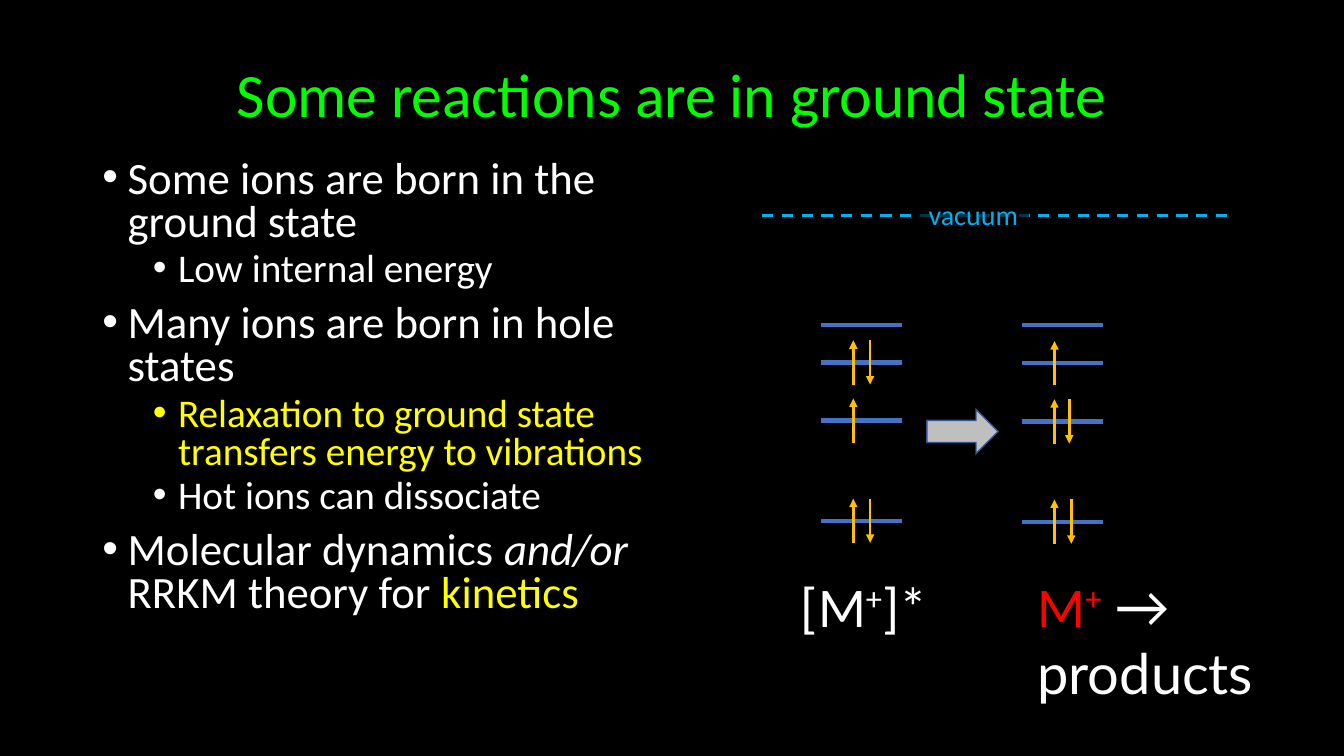
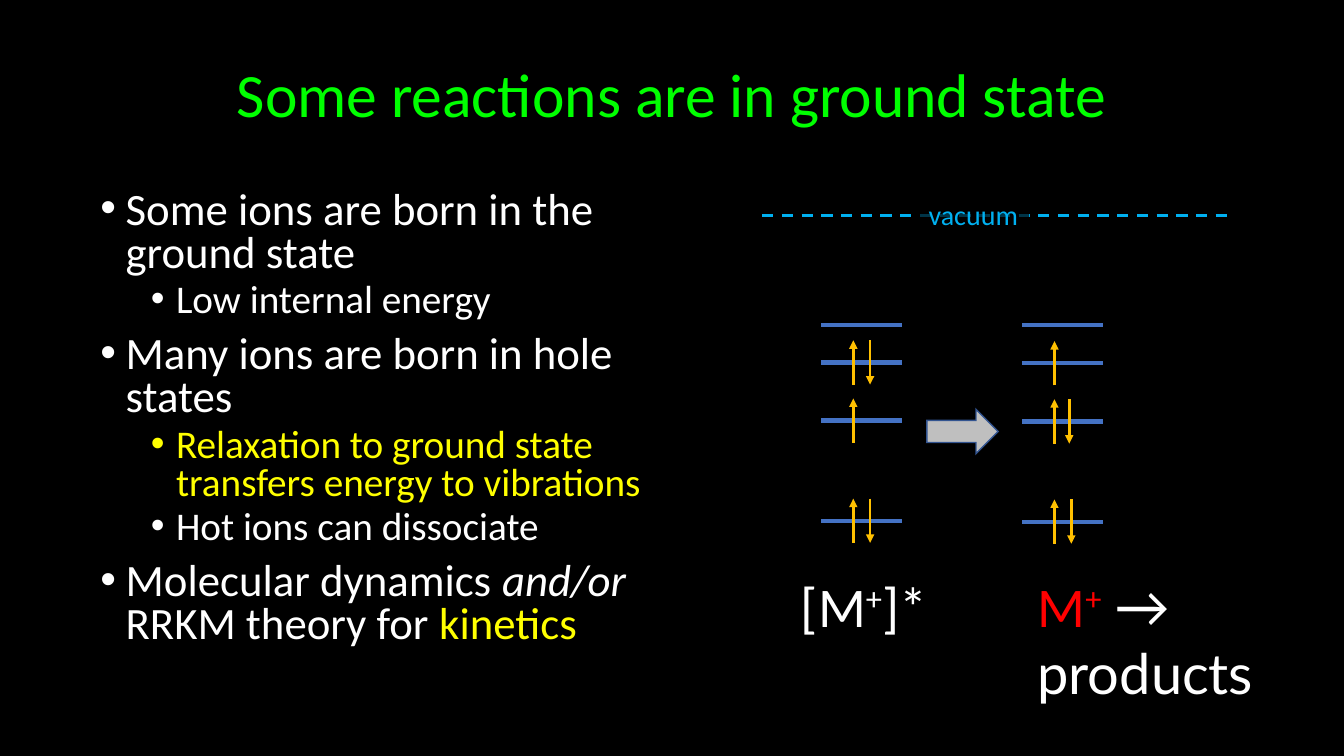
Before and after one commit to kkinist/ACS_Boston_2018, a slide deck: slide 16 of ACS_Boston_2018_Irikura.pptx. Drawn at 1344x756 pixels with LibreOffice and Linux fonts; fonts in the diff are those of the drawing. Boxes give left, top, right and bottom in pixels: in the first picture for what was removed or moved away, otherwise in the second. Text is boxed around its words. In the diff, an @@ line names an element or a change of style, - is before the commit and + after.

```diff
--- a/ACS_Boston_2018_Irikura.pptx
+++ b/ACS_Boston_2018_Irikura.pptx
@@ text "Some ions are born in ...": place and size @@
-text "Some ions are born in ..." at box(128, 163, 643, 616)
+text "Some ions are born in ..." at box(126, 194, 641, 647)
```
Also in this commit, not shown: 11 other slides changed, 1 other file.
